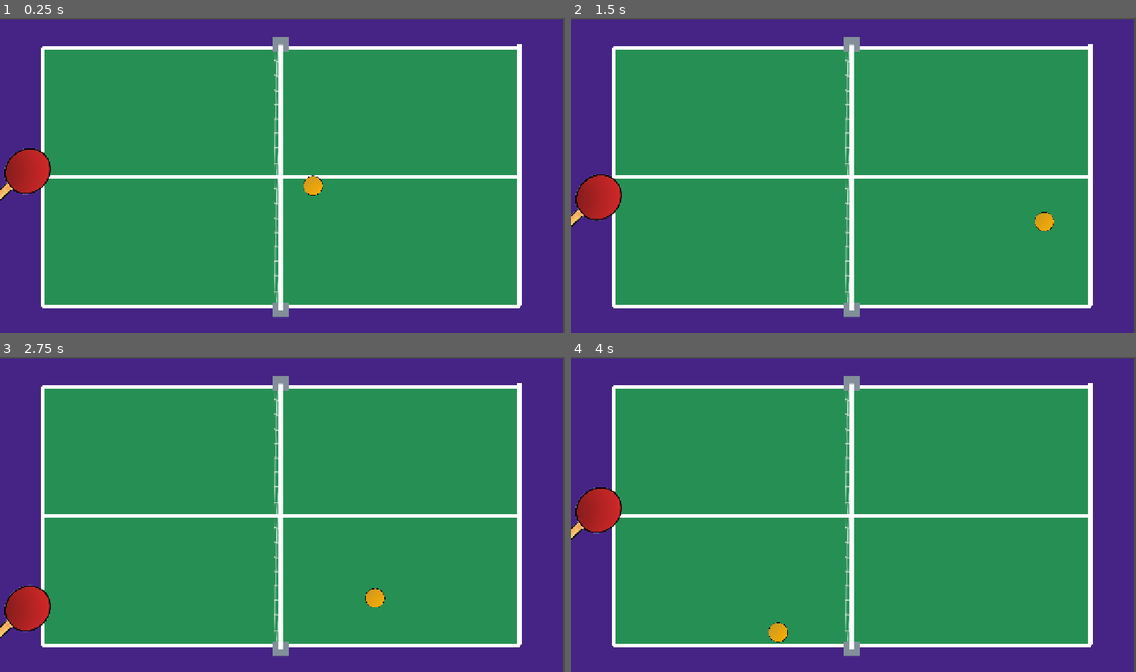
Above: before the commit, frames 1-4 (two rows, left to right).
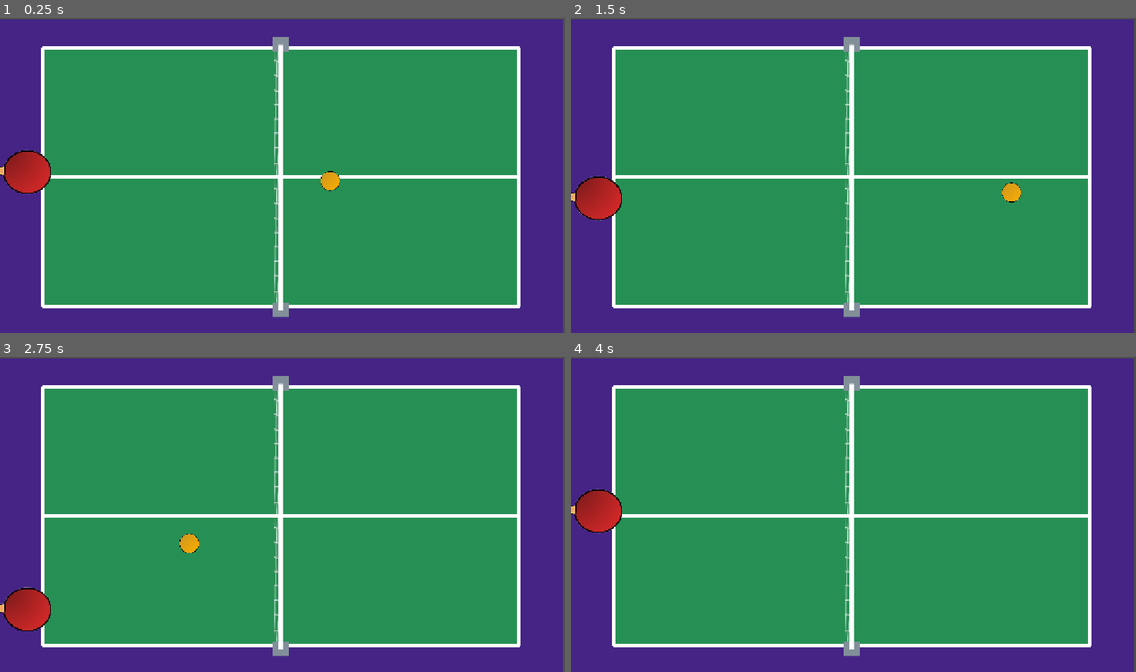
Above: after the commit, the same moments.

Repository: AkshatPaji/RE-TURN-Godot
Game: Godot game, scene res://Scenes/main.tscn
Same seed, same stepped clock (60 frames per second), same inputs: the game is played once before the commit and once after it.
Inputs (mouse positions are in pixels of both pictures, inside the frame that each line leads up to):
- Up to frame 1 (0.25 s): no input
- Up to frame 2 (1.5 s): tap Enter at 0.5 s; move the mouse to (977, 159) at 0.52 s; hold Right 0.53-1.28 s; tap Alt at 0.6 s; click (977, 159) at 0.67 s; move the mouse to (740, 191) at 1.27 s; hold Down (down) from 1.28 s (still down); tap Shift at 1.35 s
- Up to frame 3 (2.75 s): move the mouse to (339, 445) at 2.02 s; release Down (down) at 2.03 s; hold Right from 2.03 s (still down); tap Alt at 2.1 s
- Up to frame 4 (4 s): move the mouse to (825, 577) at 2.77 s; release Right at 2.78 s; hold Up (up) 2.78-3.53 s; tap Shift at 2.85 s; click (825, 577) at 2.92 s; move the mouse to (1023, 561) at 3.52 s; hold Left from 3.53 s (still down); tap Alt at 3.6 s

The runs differ from the first frame. In frame 1, 0.9% of the frame differs, in the area x 0-93%, y 8-92%; in frame 2, 0.9%; in frame 3, 0.9%; in frame 4, 0.7%.

Commit message:
making the ball react better acc to physics and also increased inital speed.. added max and min speed

Diff:
--- a/Scenes/barrier.tscn
+++ b/Scenes/barrier.tscn
@@ -1,20 +1,11 @@
 [gd_scene format=3 uid="uid://we0b6wekqfbc"]
-
-[ext_resource type="Script" uid="uid://dpqj1yfj68uwp" path="res://Scripts/paddle.gd" id="1_uvob8"]
-
-[sub_resource type="QuadMesh" id="QuadMesh_p3ca1"]
 
 [sub_resource type="RectangleShape2D" id="RectangleShape2D_w343b"]
 size = Vector2(10, 600)
 
 [node name="barrier" type="CharacterBody2D" unique_id=1852995270]
 motion_mode = 1
-script = ExtResource("1_uvob8")
 metadata/_edit_group_ = true
-
-[node name="MeshInstance2D" type="MeshInstance2D" parent="." unique_id=395341947]
-scale = Vector2(10, 600)
-mesh = SubResource("QuadMesh_p3ca1")
 
 [node name="CollisionShape2D" type="CollisionShape2D" parent="." unique_id=33354286]
 shape = SubResource("RectangleShape2D_w343b")
--- a/Scenes/main.tscn
+++ b/Scenes/main.tscn
@@ -24,11 +24,11 @@
 [node name="walls" type="StaticBody2D" parent="." unique_id=1708959195]
 
 [node name="TableWall Top" type="CollisionShape2D" parent="walls" unique_id=2045611649]
-position = Vector2(1, 69)
+position = Vector2(1, 70)
 shape = SubResource("WorldBoundaryShape2D_p3ca1")
 
 [node name="TableWall Bottom" type="CollisionShape2D" parent="walls" unique_id=961979535]
-position = Vector2(2, 655)
+position = Vector2(12, 657)
 shape = SubResource("WorldBoundaryShape2D_w343b")
 
 [node name="barrier" parent="." unique_id=1335119937 instance=ExtResource("3_jjvhh")]
--- a/Scenes/paddle.tscn
+++ b/Scenes/paddle.tscn
@@ -8,6 +8,8 @@
 height = 173.94702
 
 [node name="Paddle" type="CharacterBody2D" unique_id=1852995270]
+position = Vector2(1, 0)
+rotation = 0.75049156
 motion_mode = 1
 script = ExtResource("1_krcey")
 metadata/_edit_group_ = true
--- a/Scripts/ball.gd
+++ b/Scripts/ball.gd
@@ -1,25 +1,66 @@
 extends CharacterBody2D
 
-const SPEED: float = 300.0
+const SPEED: float = 450.0
+const SPEED_INCREASE: float = 1.02
+const MAX_ANGLE: float = 0.3
+const MIN_HORIZONTAL_ANGLE: float = deg_to_rad(80.0)
+const MIN_SPEED: float = 440.0
+const MAX_SPEED: float = 600.0
+
 var start_position: Vector2
+
 
 func _ready() -> void:
 	start_position = global_position
 	reset_ball()
 
+
 func _physics_process(delta: float) -> void:
 	var collision: KinematicCollision2D = move_and_collide(velocity * delta)
+
 	if collision:
+		var collider = collision.get_collider()
 		var normal: Vector2 = collision.get_normal()
-		velocity = velocity.bounce(normal)
-		velocity *= 1.05
+
+		if collider is CharacterBody2D and collider.name == "Paddle":
+			var paddle_velocity: Vector2 = collider.velocity
+			var relative_velocity: Vector2 = velocity - paddle_velocity
+			var impact_speed: float = relative_velocity.dot(normal)
+
+			if impact_speed < 0.0:
+				var restitution: float = 1.0
+				relative_velocity -= (
+					(1.0 + restitution) * impact_speed * normal
+				)
+
+			velocity = relative_velocity + paddle_velocity
+		else:
+			velocity = velocity.bounce(normal) * SPEED_INCREASE
+
+	if velocity.length_squared() > 0.0:
+		var speed: float = velocity.length()
+		var horizontal_direction: float = sign(velocity.x)
+
+		if horizontal_direction == 0.0:
+			horizontal_direction = 1.0
+
+		var angle: float = atan2(velocity.y, absf(velocity.x))
+		angle = clampf(angle, -MIN_HORIZONTAL_ANGLE, MIN_HORIZONTAL_ANGLE)
+
+		velocity = Vector2(
+			horizontal_direction * cos(angle),
+			sin(angle)
+		) * speed
+
+	# Keep speed between 440 and 600.
+	var clamped_speed: float = clampf(velocity.length(), MIN_SPEED, MAX_SPEED)
+	velocity = velocity.normalized() * clamped_speed
+
 
 func reset_ball() -> void:
 	global_position = start_position
-	var x: float = [-1.0, 1.0].pick_random()
-	var y: float
-	if randf() < 0.5:
-		y = randf_range(-0.5, -0.2)
-	else:
-		y = randf_range(0.2, 0.5)
+
+	var x: float = 1.0
+	var y: float = randf_range(-MAX_ANGLE, MAX_ANGLE)
+
 	velocity = Vector2(x, y).normalized() * SPEED
